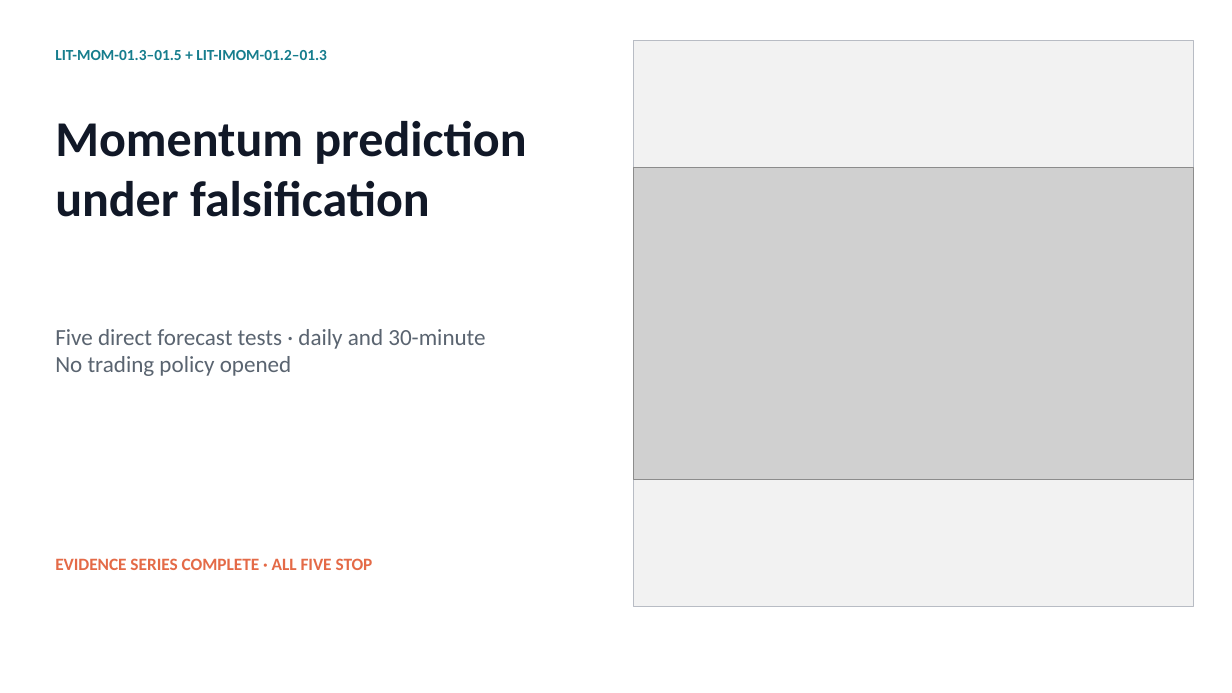
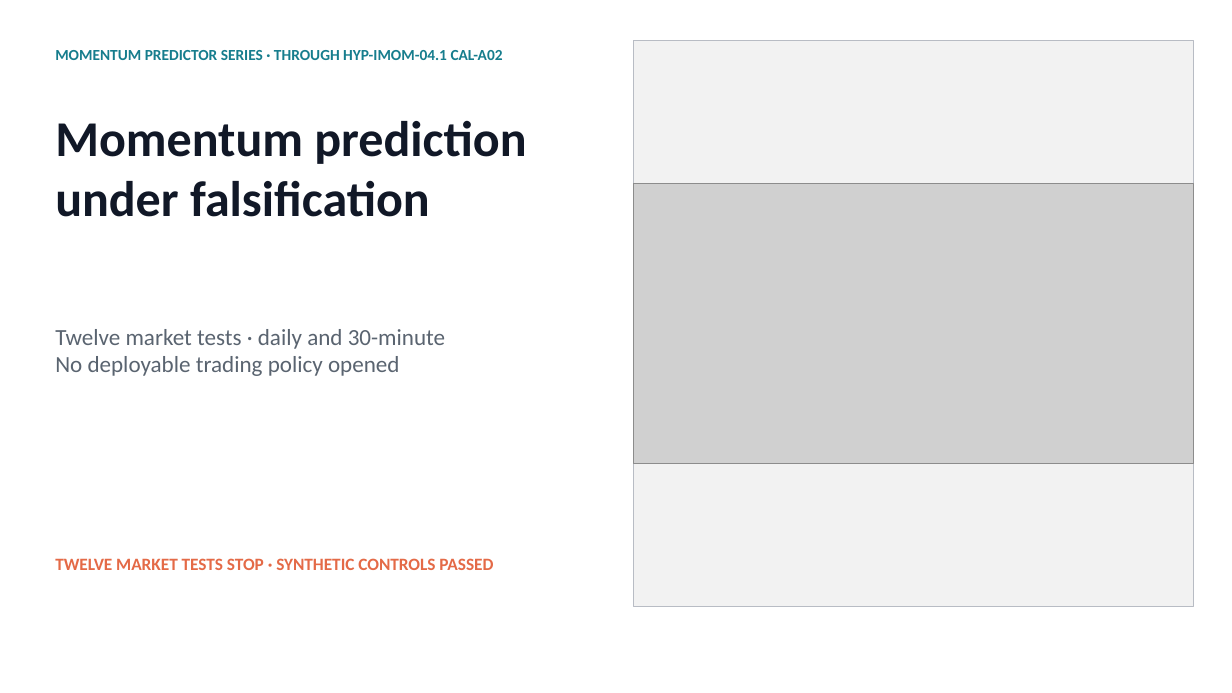
Before and after one commit to Francisc0Franc0/Time-Series-Modeling-Gen5, a slide deck: slide 1 of literature_studies/presentations/gen5_momentum_predictor_evidence_series.pptx. Drawn at 1232x693 pixels with LibreOffice and Linux fonts; fonts in the diff are those of the drawing; grey boxes stand for pictures. Boxes give left, top, right and bottom in pixels: in the first picture for what was removed or moved away, otherwise in the second. Text is boxed around its words. In the diff, an @@ line names an element or a change of style, - is before the commit and + after.

Commit message:
Consolidate momentum research evidence through CAL-A02

```diff
--- a/literature_studies/presentations/gen5_momentum_predictor_evidence_series.pptx
+++ b/literature_studies/presentations/gen5_momentum_predictor_evidence_series.pptx
@@ text at [55,50,503,60]: text changed @@
-LIT-MOM-01.3–01.5 + LIT-IMOM-01.2–01.3
+MOMENTUM PREDICTOR SERIES · THROUGH HYP-IMOM-04.1 CAL-A02
@@ picture: place and size @@
-picture at [633,168,1193,480]
+picture at [633,183,1193,463]
@@ text at [55,329,445,376]: text changed @@
-Five direct forecast tests · daily and 30-minute
-No trading policy opened
+Twelve market tests · daily and 30-minute
+No deployable trading policy opened
@@ text at [55,558,493,570]: text changed @@
-EVIDENCE SERIES COMPLETE · ALL FIVE STOP
+TWELVE MARKET TESTS STOP · SYNTHETIC CONTROLS PASSED
```
Also in this commit, not shown: 1 other slide changed, 35 slides added, 3 other files.
